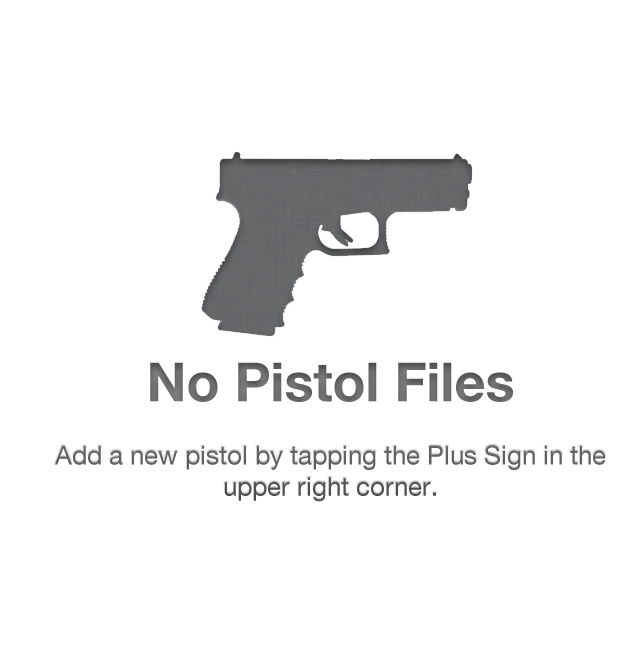
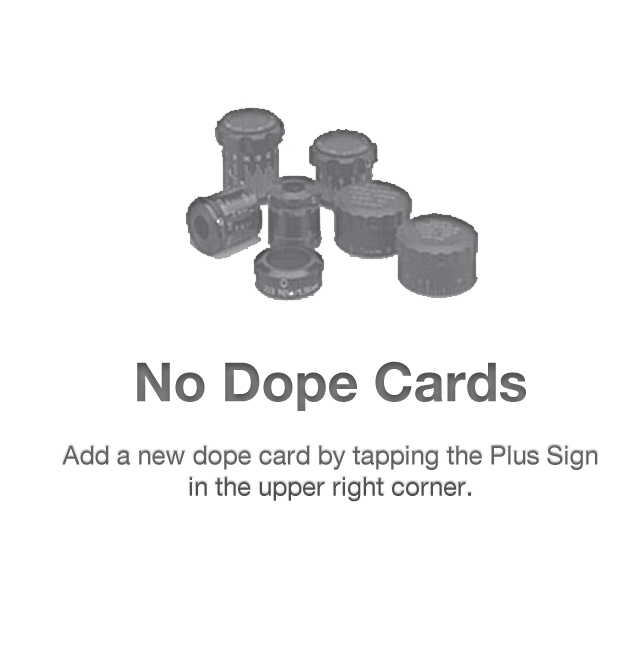
Two versions of the same layered image (640px x 664px). Layer-by-layer changes:
added group "dopecards" with 5 layers above "pistols" over (62, 102, 598, 502)
added layer "Layer 5" (soft light) in group "dopecards" over (185, 102, 479, 302)
added layer "No Dope Cards" (soft light) in group "dopecards" over (137, 361, 526, 411)
added layer "Add a new dope card by tapping the Plus Sign in the upper right" (71%) in group "dopecards" over (62, 445, 598, 502)
hid group "pistols" (3 layers) over (54, 102, 606, 502)
